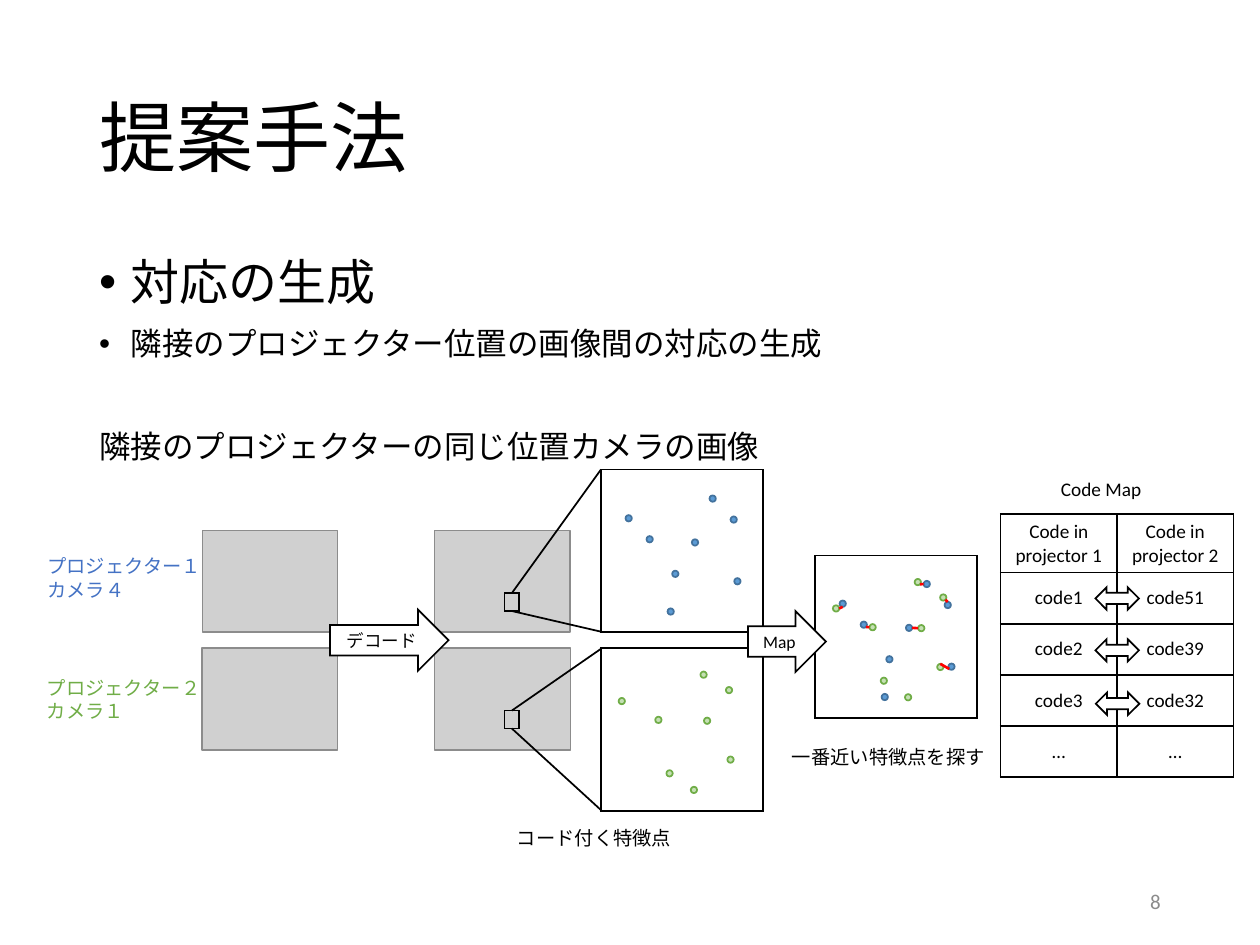
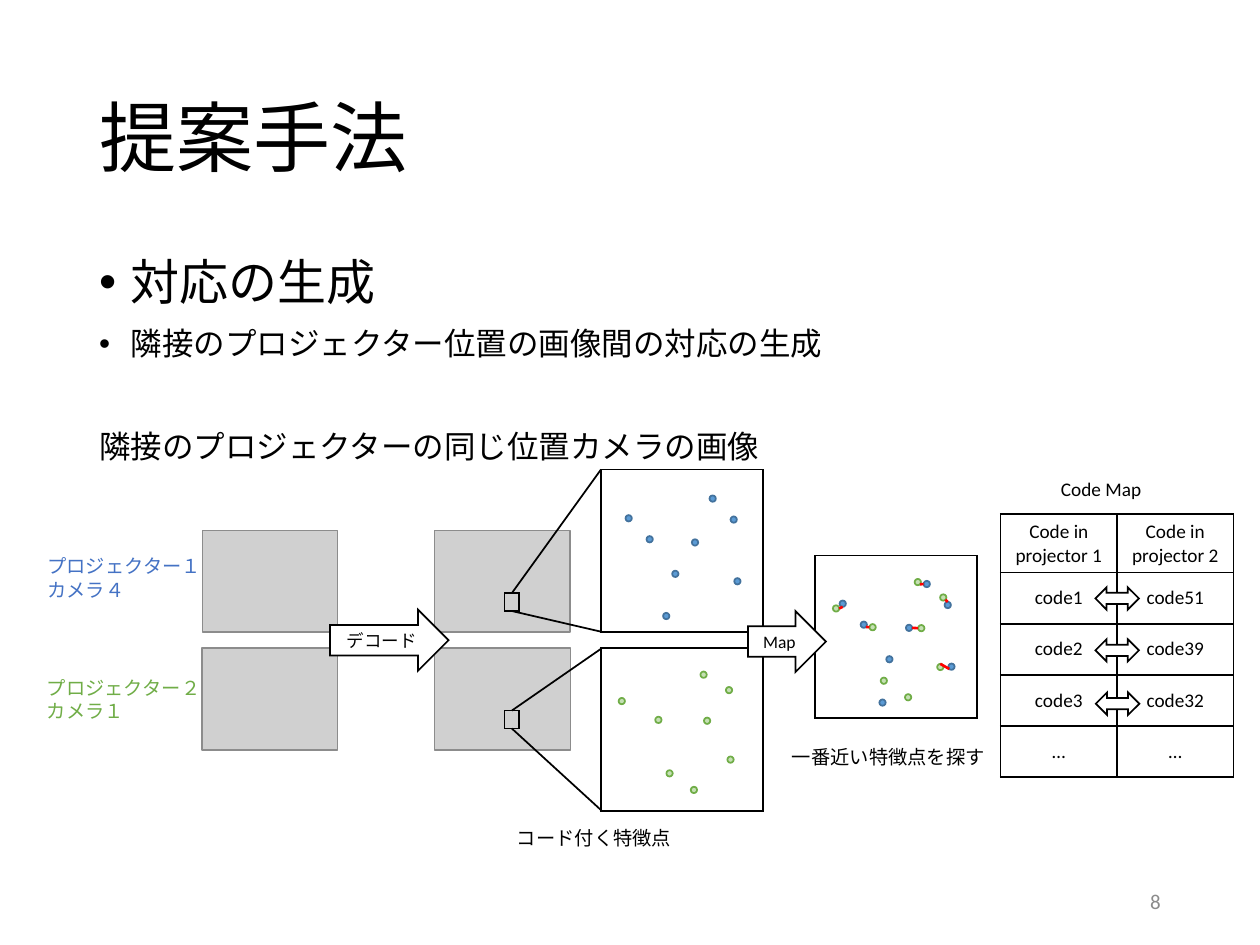
Before and after one commit to GrayMask/3dSurface3, a slide deck: slide 8 of report/Li-20170317_.pptx. Drawn at 1260x945 pixels with LibreOffice and Linux fonts; fonts in the diff are those of the drawing; grey boxes stand for pictures. Boxes give left, top, right and bottom in pixels: in the first picture for what was removed or moved away, otherwise in the second. Text is boxed around its words. In the diff, an @@ line names an element or a change of style, - is before the commit and + after.

```diff
--- a/report/Li-20170317_.pptx
+++ b/report/Li-20170317_.pptx
@@ ellipse moved from (x1=668, y1=609, x2=674, y2=615) to (x1=663, y1=612, x2=669, y2=619) @@
@@ ellipse moved from (x1=882, y1=694, x2=888, y2=701) to (x1=879, y1=699, x2=886, y2=706) @@
```
Also in this commit, not shown: 3 other slides changed, 1 slide added, 8 other files.
